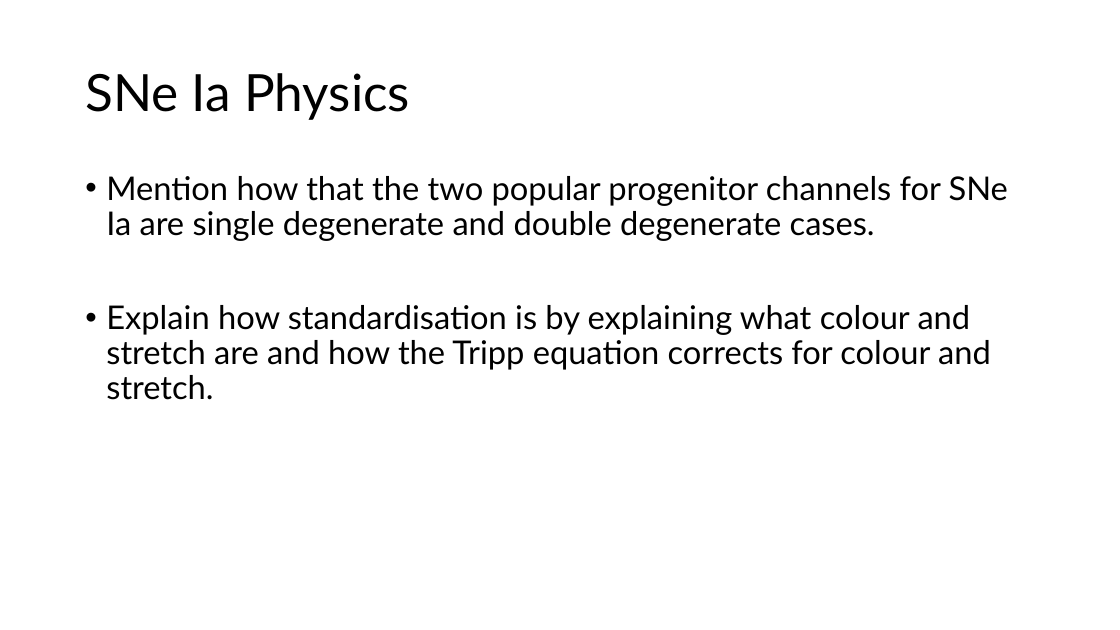
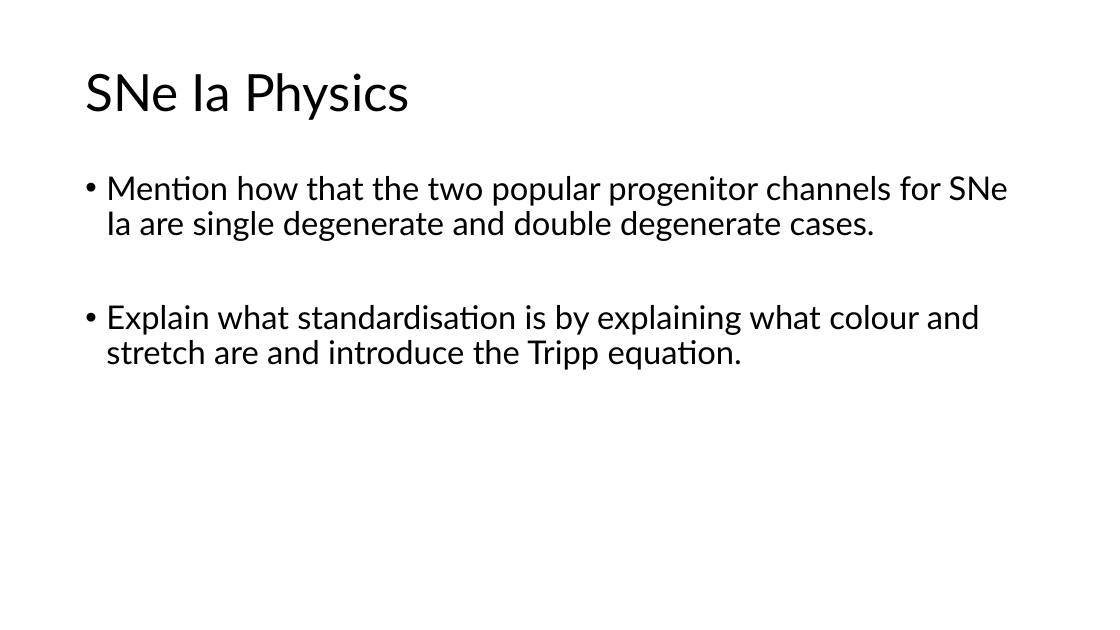
Before and after one commit to Webd0g/Honours_Project, a slide deck: slide 3 of Portfolio/presentation_skeleton/Oral_Presentation_Skeleton.pptx. Drawn at 1120x630 pixels with LibreOffice and Linux fonts; fonts in the diff are those of the drawing; background and template pictures are left out. Boxes give left, top, right and bottom in pixels: in the first picture for what was removed or moved away, otherwise in the second. Text is boxed around its words. In the diff, an @@ line names an element or a change of style, - is before the commit and + after.

```diff
--- a/Portfolio/presentation_skeleton/Oral_Presentation_Skeleton.pptx
+++ b/Portfolio/presentation_skeleton/Oral_Presentation_Skeleton.pptx
@@ text at [106, 305, 980, 370]: text changed @@
-• Explain how standardisation is by explaining what colour and stretch are and how the Tripp equation corrects for colour and stretch.
+• Explain what standardisation is by explaining what colour and stretch are and introduce the Tripp equation.
```
Also in this commit, not shown: 2 other slides changed, 14 other files.
